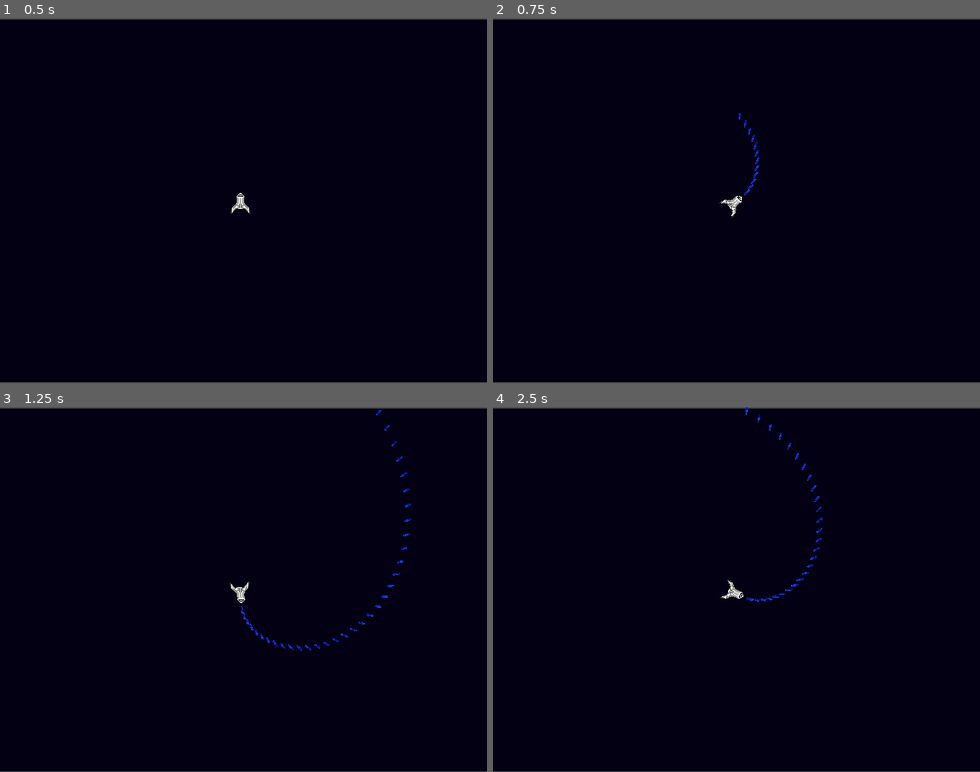
Above: before the commit, frames 1-4 (two rows, left to right).
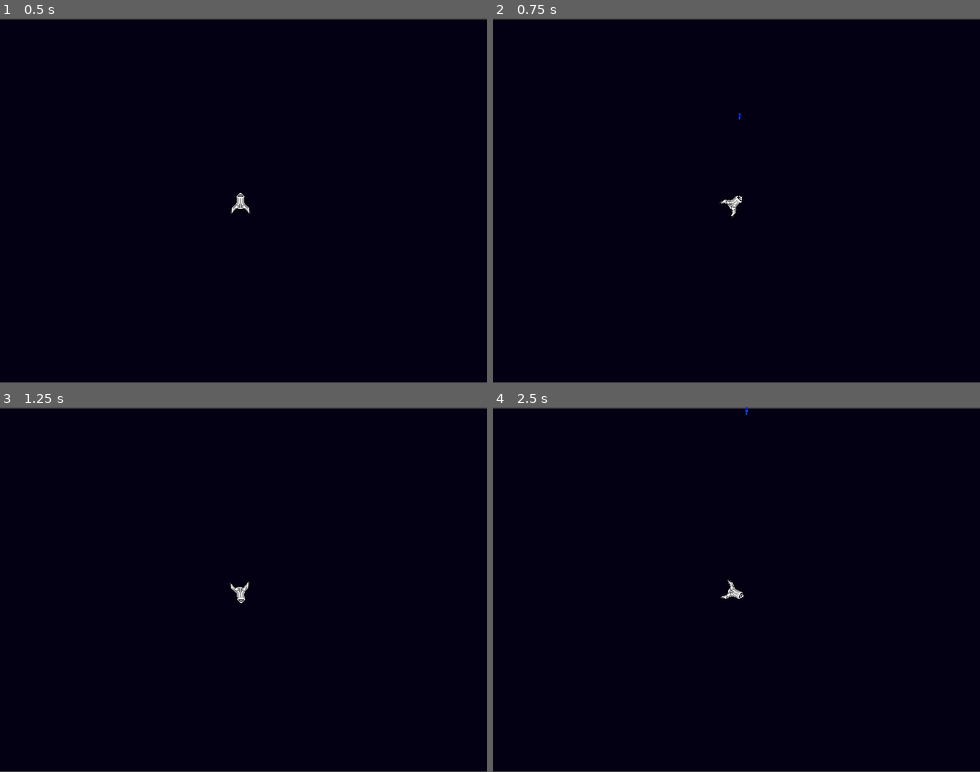
Above: after the commit, the same moments.

Repository: fBoni/project-galaxy
Game: Godot game, scene res://scenes/level_1.tscn
Two runs of this game, one before a commit and one after it. Both use one fixed random seed, a clock stepped at 60 frames per second and the inputs below.
Inputs:
- Up to frame 1 (0.5 s): no input
- Up to frame 2 (0.75 s): tap Enter at 0.5 s; hold D (rotate_right) from 0.53 s (still down); hold Space (shoot) from 0.53 s (still down)
- Up to frame 3 (1.25 s): keep holding D (rotate_right); keep holding Space (shoot)
- Up to frame 4 (2.5 s): release D (rotate_right) at 1.28 s; release Space (shoot) at 1.28 s; hold A (rotate_left) 1.28-2.03 s; tap Space (shoot) at 1.35 s; hold D (rotate_right) from 2.03 s (still down); hold Space (shoot) from 2.03 s (still down)

Frame 1 is identical in both runs. In frame 2, less than 0.1% of the frame differs, in the area x 51-55%, y 27-49%; in frame 3, 0.2%, in the area x 49-85%, y 0-67%; in frame 4, 0.2%.

Commit message:
Test commit from Linux

Diff:
--- a/scripts/player.gd
+++ b/scripts/player.gd
@@ -1,6 +1,6 @@
 extends CharacterBody2D
 
-signal laser_shot(laser)
+#signal laser_shot(laser) #sinal não é mais necessário
 
 @export var acceleration:float = 10.0
 @export var max_speed:float = 300.0
@@ -13,8 +13,8 @@
 var laser_scene = preload("res://scenes/laser.tscn")
 
 func _process(delta: float) -> void:
-	if Input.is_action_pressed("shoot"):
-	#if Input.is_action_just_pressed("shoot"):
+	#if Input.is_action_pressed("shoot"):
+	if Input.is_action_just_pressed("shoot"):
 		shoot_laser()
 
 func _ready() -> void:
